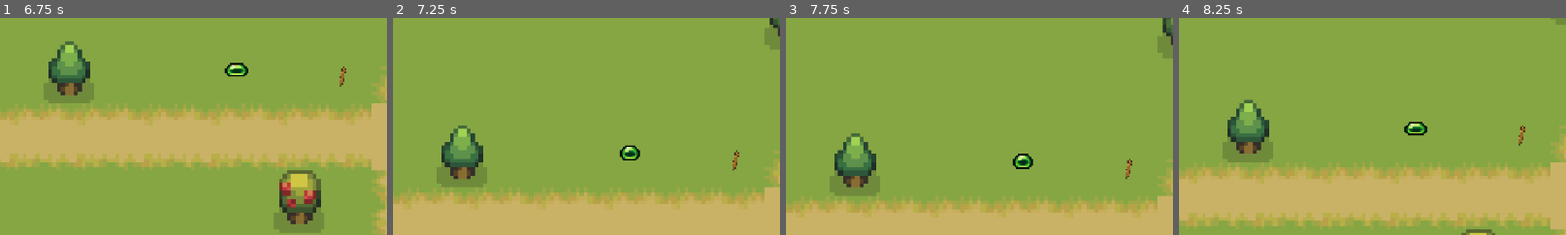
Above: before the commit, frames 1-4 (left to right).
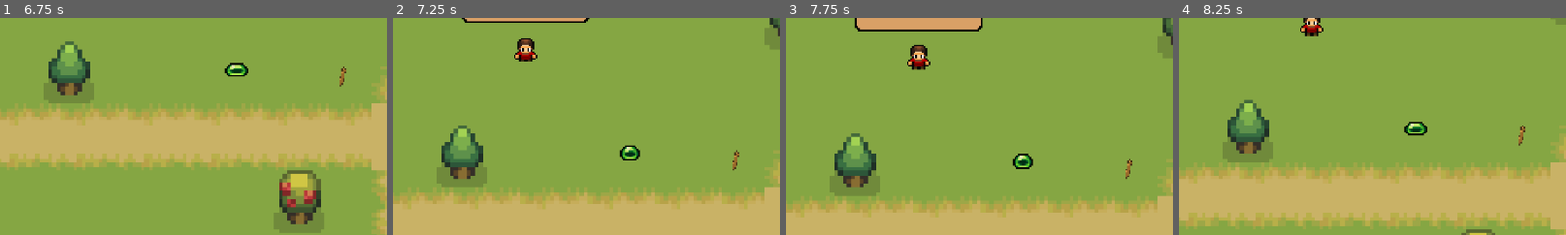
Above: after the commit, the same moments.

Repository: fcc-cs/a7-2d-survival-game-mohsinn1
Game: Godot game, scene res://scenes/world.tscn
Two runs of this game, one before a commit and one after it. Both use one fixed random seed, a clock stepped at 60 frames per second and the inputs below. The engine's default icon, where the game draws it, is replaced by a stand-in: a white triangle on a blue panel in a dark square.
Inputs (mouse positions are % of the whole screen's width and height, from its top left):
- Up to frame 1 (6.75 s): move the mouse to (72, 45) at 0.52 s; hold D (right) 0.53-1.28 s; tap C (chat, bound only after the commit) at 0.6, 1.55, 2.3, 3.05, 3.6, 4.35, 5.3, 6.05 s; move the mouse to (30, 55) at 1.27 s; hold S (down) 1.28-2.03 s; tap E (equip) at 1.35, 5.1 s; tap Enter at 2, 5, 6.5 s; move the mouse to (60, 28) at 2.02 s; hold D (right) 2.03-2.78 s; click (60, 28) at 2.1 s; move the mouse to (45, 70) at 2.77 s; hold W (up) 2.78-3.53 s; tap P (pickup) at 2.85, 6.6 s; tap Space at 3.5, 5.75 s; move the mouse to (80, 65) at 3.52 s; hold A (left) 3.53-5.03 s; tap I (inventory) at 4.15 s; move the mouse to (20, 35) at 4.27 s; move the mouse to (55, 50) at 5.02 s; hold S (down) 5.03-5.78 s; move the mouse to (35, 25) at 5.77 s; hold D (right) 5.78-6.53 s; click (35, 25) at 5.85 s; move the mouse to (72, 45) at 6.52 s; hold W (up) from 6.53 s (still down)
- Up to frame 2 (7.25 s): keep holding W (up); tap C (chat, bound only after the commit) at 6.8 s
- Up to frame 3 (7.75 s): move the mouse to (30, 55) at 7.27 s; release W (up) at 7.28 s; hold D (right) from 7.28 s (still down); tap C (chat, bound only after the commit) at 7.35 s
- Up to frame 4 (8.25 s): move the mouse to (60, 28) at 8.02 s; release D (right) at 8.03 s; hold S (down) from 8.03 s (still down); tap C (chat, bound only after the commit) at 8.1 s
The pictures show only the part of the screen within x 0-50%, y 0-50%; the shares and areas given below are measured in that part.

Frame 1 is identical in both runs. In frame 2, 1.2% of the frame differs, in the area x 17-51%, y 0-21%; in frame 3, 2.6%, in the area x 17-51%, y 0-25%; in frame 4, 0.4%.

Commit message:
Video # 10 Partial Feature

Diff:
--- a/project.godot
+++ b/project.godot
@@ -57,6 +57,11 @@
 "events": [Object(InputEventKey,"resource_local_to_scene":false,"resource_name":"","device":-1,"window_id":0,"alt_press …(192 unchanged characters)…
 ]
 }
+chat={
+"deadzone": 0.2,
+"events": [Object(InputEventKey,"resource_local_to_scene":false,"resource_name":"","device":-1,"window_id":0,"alt_pressed":false,"shift_pressed":false,"ctrl_pressed":false,"meta_pressed":false,"pressed":false,"keycode":0,"physical_keycode":67,"key_label":0,"unicode":99,"location":0,"echo":false,"script":null)
+]
+}
 
 [rendering]
 
--- /dev/null
+++ b/scenes/dialogue.tscn
@@ -0,0 +1,40 @@
+[gd_scene load_steps=3 format=3 uid="uid://bgk3f6tiisdnc"]
+
+[ext_resource type="Script" uid="uid://frgnpokyjr2d" path="res://scripts/dialogue_player.gd" id="1_3n4vj"]
+[ext_resource type="Texture2D" uid="uid://bt2647gesp1yb" path="res://art/inventory_art/inventory-background.png" id="1_jwyou"]
+
+[node name="dialogue" type="Control"]
+layout_mode = 3
+anchors_preset = 0
+offset_right = 40.0
+offset_bottom = 40.0
+script = ExtResource("1_3n4vj")
+
+[node name="NinePatchRect" type="NinePatchRect" parent="."]
+layout_mode = 0
+offset_left = -38.0
+offset_top = -64.0
+offset_right = 38.0
+offset_bottom = -19.0
+texture = ExtResource("1_jwyou")
+patch_margin_left = 3
+patch_margin_top = 3
+patch_margin_right = 3
+patch_margin_bottom = 3
+
+[node name="RichTextLabel" type="RichTextLabel" parent="NinePatchRect"]
+layout_mode = 0
+offset_left = 3.0
+offset_right = 68.0
+offset_bottom = 25.0
+scale = Vector2(0.5, 0.5)
+text = "Name:"
+
+[node name="Text" type="RichTextLabel" parent="NinePatchRect"]
+layout_mode = 0
+offset_left = 8.0
+offset_top = 10.0
+offset_right = 145.0
+offset_bottom = 50.0
+scale = Vector2(0.4, 0.4)
+text = "Chatting...."
--- a/scenes/npc.tscn
+++ b/scenes/npc.tscn
@@ -1,6 +1,8 @@
-[gd_scene load_steps=39 format=3 uid="uid://ca4vq225py3jt"]
-
+[gd_scene load_steps=41 format=3 uid="uid://ca4vq225py3jt"]
+
+[ext_resource type="Script" uid="uid://bgfcb8bkxcbnd" path="res://scripts/npc.gd" id="1_abqhh"]
 [ext_resource type="Texture2D" uid="uid://diw8d1w7wpjur" path="res://art/character/Human-Worker-Red.png" id="1_nh2m4"]
+[ext_resource type="PackedScene" uid="uid://bgk3f6tiisdnc" path="res://scenes/dialogue.tscn" id="3_rv78h"]
 
 [sub_resource type="AtlasTexture" id="AtlasTexture_abqhh"]
 atlas = ExtResource("1_nh2m4")
@@ -289,22 +291,25 @@
 }]
 
 [sub_resource type="CircleShape2D" id="CircleShape2D_iwn7c"]
-radius = 4.12311
+radius = 6.08276
 
 [sub_resource type="CircleShape2D" id="CircleShape2D_8x8lr"]
 radius = 15.0
 
 [node name="npc" type="CharacterBody2D"]
+script = ExtResource("1_abqhh")
 
 [node name="AnimatedSprite2D" type="AnimatedSprite2D" parent="."]
 sprite_frames = SubResource("SpriteFrames_fdkk8")
 animation = &"idle"
-frame_progress = 0.909699
+frame_progress = 0.645234
 
 [node name="CollisionShape2D" type="CollisionShape2D" parent="."]
 position = Vector2(0, 3)
 shape = SubResource("CircleShape2D_iwn7c")
 
+[node name="dialogue" parent="CollisionShape2D" instance=ExtResource("3_rv78h")]
+
 [node name="chat_detection_area" type="Area2D" parent="."]
 
 [node name="CollisionShape2D" type="CollisionShape2D" parent="chat_detection_area"]
@@ -312,3 +317,7 @@
 
 [node name="Timer" type="Timer" parent="."]
 autostart = true
+
+[connection signal="body_entered" from="chat_detection_area" to="." method="_on_chat_detection_area_body_entered"]
+[connection signal="body_exited" from="chat_detection_area" to="." method="_on_chat_detection_area_body_exited"]
+[connection signal="timeout" from="Timer" to="." method="_on_timer_timeout"]
--- a/scenes/world.tscn
+++ b/scenes/world.tscn
@@ -9,6 +9,7 @@
 [ext_resource type="PackedScene" uid="uid://djf46rad2c0x2" path="res://scenes/stick_collectable.tscn" id="7_i7141"]
 [ext_resource type="PackedScene" uid="uid://b65eomji2uwib" path="res://scenes/slime.tscn" id="8_4mrxx"]
 [ext_resource type="PackedScene" uid="uid://dg6o6mvixn2dj" path="res://scenes/world_2.tscn" id="9_7r4gi"]
+[ext_resource type="PackedScene" uid="uid://ca4vq225py3jt" path="res://scenes/npc.tscn" id="10_w7kh3"]
 
 [sub_resource type="TileSetAtlasSource" id="TileSetAtlasSource_7r4gi"]
 texture = ExtResource("1_71j4m")
@@ -322,3 +323,6 @@
 
 [node name="world2" parent="." instance=ExtResource("9_7r4gi")]
 position = Vector2(1, -81)
+
+[node name="npc" parent="." instance=ExtResource("10_w7kh3")]
+position = Vector2(-142, -42)
--- /dev/null
+++ b/scripts/dialogue_player.gd
@@ -0,0 +1,18 @@
+extends Control
+
+@export_file("*.json") var d_file
+
+var dialogue = []
+var cuurent_dia_id = 0
+
+func _ready():
+	start()
+
+
+func start():
+	dialogue = loadDialogue()
+
+func loadDialogue():
+	var file = FileAccess.open("res://worker_dialogue1.json",FileAccess.READ)
+	var content = JSON.parse_string(file.get_as_text())
+	return content
--- /dev/null
+++ b/scripts/npc.gd
@@ -0,0 +1,80 @@
+extends CharacterBody2D
+const speed = 30
+var current_state = IDLE
+var isRoaming = true
+var isChatting = false
+var dir = Vector2.RIGHT
+var startPos
+var player
+var playerInChatZone = false
+@onready var npc = $AnimatedSprite2D
+
+enum{
+	IDLE,
+	NEW_DIR,
+	MOVE
+}
+
+
+func _ready():
+	randomize()
+	startPos = position
+
+func _process(delta: float) -> void:
+	if current_state == 0 or current_state == 1:
+		npc.play("idle")
+
+	elif current_state == 2 and !isChatting:
+			if dir.y == -1:
+				npc.play("walk_n")
+
+			if dir.y == 1:
+				npc.play("walk_s")
+
+			if dir.x == 1:
+				npc.play("walk_e")
+
+			if dir.x == -1:
+				npc.play("walk_w")
+
+	if isRoaming:
+		match current_state:
+			IDLE:
+				pass
+			NEW_DIR:
+				dir = choose([Vector2.RIGHT,Vector2.LEFT,Vector2.UP,Vector2.DOWN])
+
+			MOVE:
+				move(delta)
+	if Input.is_action_just_pressed("chat"):
+		print("chatting")
+		isRoaming = false
+		isChatting = true
+		npc.play("idle")
+
+func choose(array):
+	array.shuffle()
+	return array.front()
+
+func move(delta):
+	if !isChatting:
+		position += dir * speed * delta
+
+
+
+
+
+func _on_chat_detection_area_body_entered(body: Node2D) -> void:
+	if body.has_method("Player"):
+		player = body
+		playerInChatZone = true
+
+
+func _on_chat_detection_area_body_exited(body: Node2D) -> void:
+	if body.has_method("Player"):
+		playerInChatZone = false
+
+
+func _on_timer_timeout() -> void:
+	$Timer.wait_time = choose([0.5, 1 , 1.5])
+	current_state = choose([IDLE, NEW_DIR, MOVE])
--- /dev/null
+++ b/worker_dialogue1.json
@@ -0,0 +1,9 @@
+[
+
+{"name": "Worker", "text" : "Hello There!!"},
+{"name": "Worker", "text": "I'm just around here working for the 'Red Company"},
+{"name": "Worker", "text": "We're out here chopping down all these trees"},
+{"name": "You", "text": "WHAT?!?"},
+{"name": "Worker", "text": "Yeah we've got to make a profit somehow!"},
+{"name": "Worker", "text": "but I've got to get back to work so, take care"}
+]
Not shown: 1 places in scenes/world.tscn that only renumber resources
Not shown, added: scripts/dialogue_player.gd.uid
Not shown, added: scripts/npc.gd.uid
